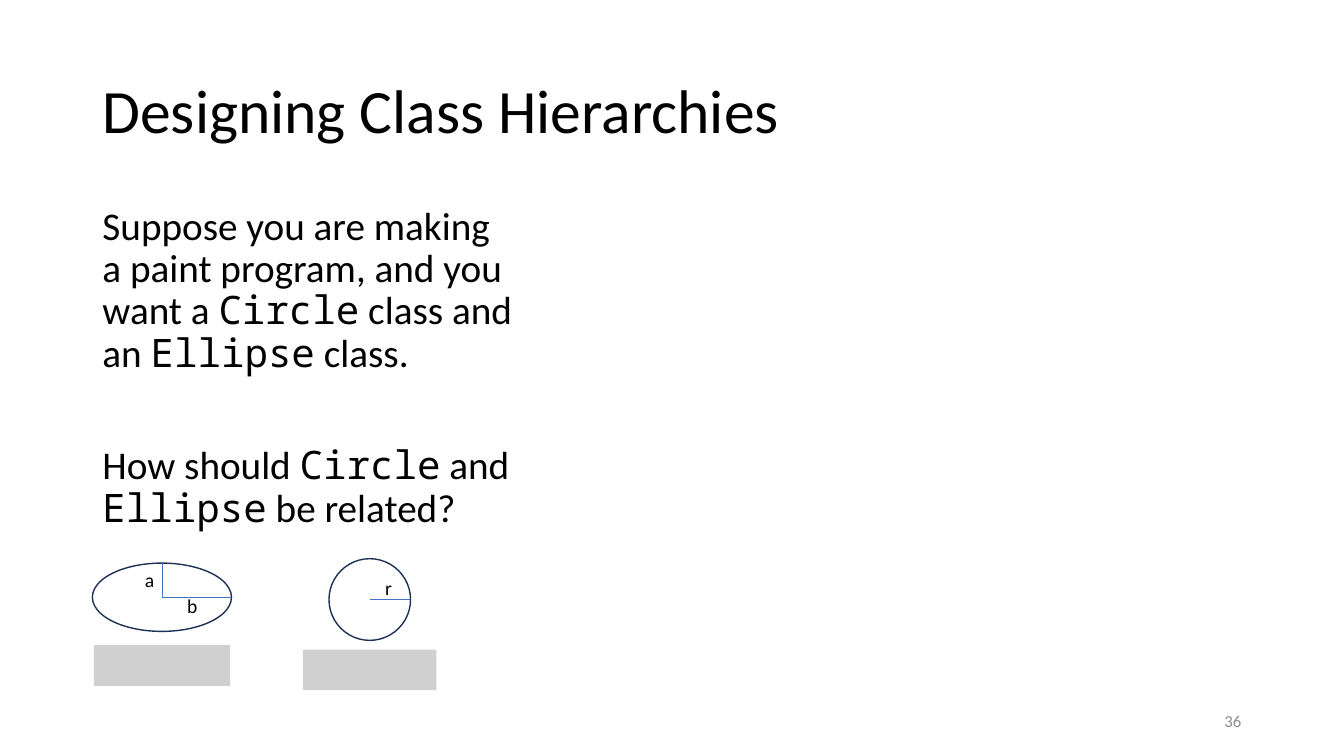
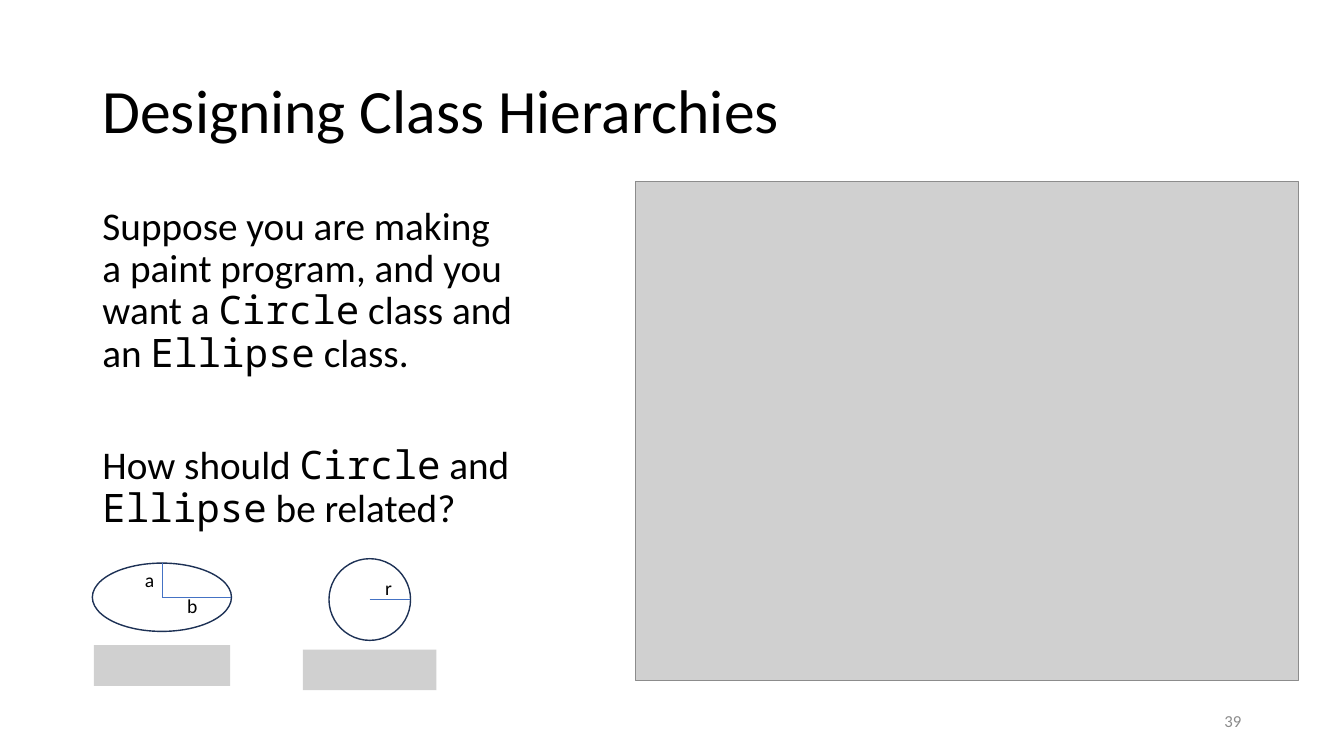
Before and after one commit to tjd1234/cmpt135spring2024, a slide deck: slide 39 of sample_code/week6/week6_cmpt135.pptx (slide 36 before the commit). Drawn at 1344x756 pixels with LibreOffice and Linux fonts; fonts in the diff are those of the drawing; grey boxes stand for pictures. Boxes give left, top, right and bottom in pixels: in the first picture for what was removed or moved away, otherwise in the second. Text is boxed around its words. In the diff, an @@ line names an element or a change of style, - is before the commit and + after.

```diff
--- a/sample_code/week6/week6_cmpt135.pptx
+++ b/sample_code/week6/week6_cmpt135.pptx
@@ picture added at box(636, 181, 1300, 681) @@
@@ page number at box(1224, 716, 1241, 727): text changed @@
-36
+39
```
Also in this commit, not shown: 10 other slides changed, 4 slides added, 1 other file.
